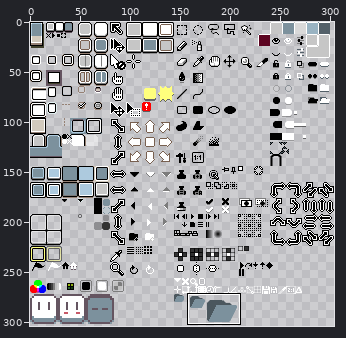
Edited in one commit: sprite sheet (data/extensions/aseprite-theme/sheet.png). Above, an overview of the earlier version with the close-up marked.
Close-up. Old version:
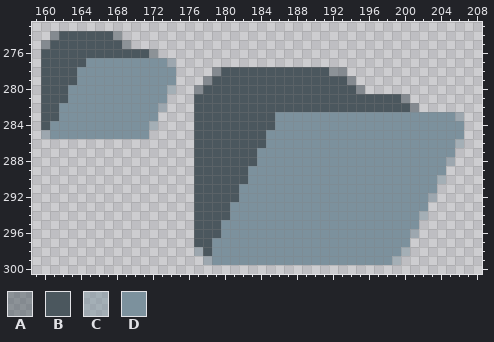
The file is 304x304 pixels. Pixels under 10% opacity are left out. Colours within 5 levels of each other are drawn and written as one. Shown: x 159..208, y 273..300. The commit also changed other parts of the picture, which this record leaves out.
Palette (. is transparent): A #4b575e80  B #4b575e  C #7c919d80  D #7c919d
Pixels before, first column x 160:
274 .ABBBBBBA......................................
275 ABBBBBBBBA.....................................
276 BBBBBBBBBBBBA..................................
277 BBBBBDDDDDDDDDC................................
278 BBBBDDDDDDDDDDD....ABBBBBBBBBBBBAA.............
279 BBBBDDDDDDDDDDD...ABBBBBBBBBBBBBBBA............
280 BBBDDDDDDDDDDDC..ABBBBBBBBBBBBBBBBBA...........
281 BBBDDDDDDDDDDD...BBBBBBBBBBBBBBBBBBBBBBBA......
282 BBDDDDDDDDDDDC...BBBBBBBBBBBBBBBBBBBBBBBBA.....
283 BBDDDDDDDDDDD....BBBBBBBBBDDDDDDDDDDDDDDDDDDDDC
284 BDDDDDDDDDDDC....BBBBBBBBBDDDDDDDDDDDDDDDDDDDDD
285 CDDDDDDDDDDD.....BBBBBBBBDDDDDDDDDDDDDDDDDDDDDD
286 .................BBBBBBBBDDDDDDDDDDDDDDDDDDDDDC
287 .................BBBBBBBDDDDDDDDDDDDDDDDDDDDDD.
288 .................BBBBBBBDDDDDDDDDDDDDDDDDDDDDC.
289 .................BBBBBBDDDDDDDDDDDDDDDDDDDDDD..
290 .................BBBBBBDDDDDDDDDDDDDDDDDDDDDC..
291 .................BBBBBDDDDDDDDDDDDDDDDDDDDDD...
292 .................BBBBBDDDDDDDDDDDDDDDDDDDDDC...
293 .................BBBBDDDDDDDDDDDDDDDDDDDDDD....
294 .................BBBBDDDDDDDDDDDDDDDDDDDDDC....
295 .................BBBDDDDDDDDDDDDDDDDDDDDDD.....
296 .................BBBDDDDDDDDDDDDDDDDDDDDDC.....
297 .................BBDDDDDDDDDDDDDDDDDDDDDD......
298 .................CBDDDDDDDDDDDDDDDDDDDDDC......
299 ..................CDDDDDDDDDDDDDDDDDDDDC.......
After the commit:
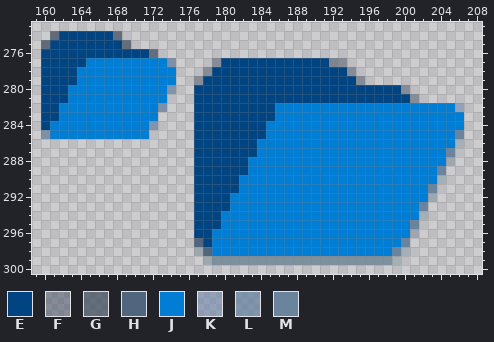
Colours new in this view: E #004482  F #3a485c7d  G #404e5dbe  H #51667e  J #007ed5  K #5976a17d  L #65809fbe  M #6b849e
The exact change:
Changed rows in their new state; - is an unchanged pixel.
first column x 160:
274 -GEEEEEEG--------------------------------------
275 GEEEEEEEEG-------------------------------------
276 EEEEEEEEEEEEG----------------------------------
277 EEEEEJJJJJJJJJL----FEEEEEEEEEEEEFF-------------
278 EEEEJJJJJJJJJJJ---FEEEEEEEEEEEEEEEF------------
279 EEEEJJJJJJJJJJJ--FEEEEEEEEEEEEEEEEEF-----------
280 EEEJJJJJJJJJJJL--EEEEEEEEEEEEEEEEEEEEEEEF------
281 EEEJJJJJJJJJJJ---EEEEEEEEEEEEEEEEEEEEEEEEF-----
282 EEJJJJJJJJJJJL---EEEEEEEEEJJJJJJJJJJJJJJJJJJJJK
283 EEJJJJJJJJJJJ----EEEEEEEEEJJJJJJJJJJJJJJJJJJJJJ
284 EJJJJJJJJJJJL----EEEEEEEEJJJJJJJJJJJJJJJJJJJJJJ
285 LJJJJJJJJJJJ-----EEEEEEEEJJJJJJJJJJJJJJJJJJJJJM
286 -----------------EEEEEEEJJJJJJJJJJJJJJJJJJJJJJ-
287 -----------------EEEEEEEJJJJJJJJJJJJJJJJJJJJJM-
288 -----------------EEEEEEJJJJJJJJJJJJJJJJJJJJJJ--
289 -----------------EEEEEEJJJJJJJJJJJJJJJJJJJJJM--
290 -----------------EEEEEJJJJJJJJJJJJJJJJJJJJJJ---
291 -----------------EEEEEJJJJJJJJJJJJJJJJJJJJJM---
292 -----------------EEEEJJJJJJJJJJJJJJJJJJJJJJ----
293 -----------------EEEEJJJJJJJJJJJJJJJJJJJJJM----
294 -----------------EEEJJJJJJJJJJJJJJJJJJJJJJ-----
295 -----------------EEEJJJJJJJJJJJJJJJJJJJJJM-----
296 -----------------EEJJJJJJJJJJJJJJJJJJJJJJ------
297 -----------------HEJJJJJJJJJJJJJJJJJJJJJM------
298 ------------------HJJJJJJJJJJJJJJJJJJJJM-------
Changed places in both close-ups, as pixel boxes (x1, y1, x2, y2):
changed: (41, 31, 464, 256)
